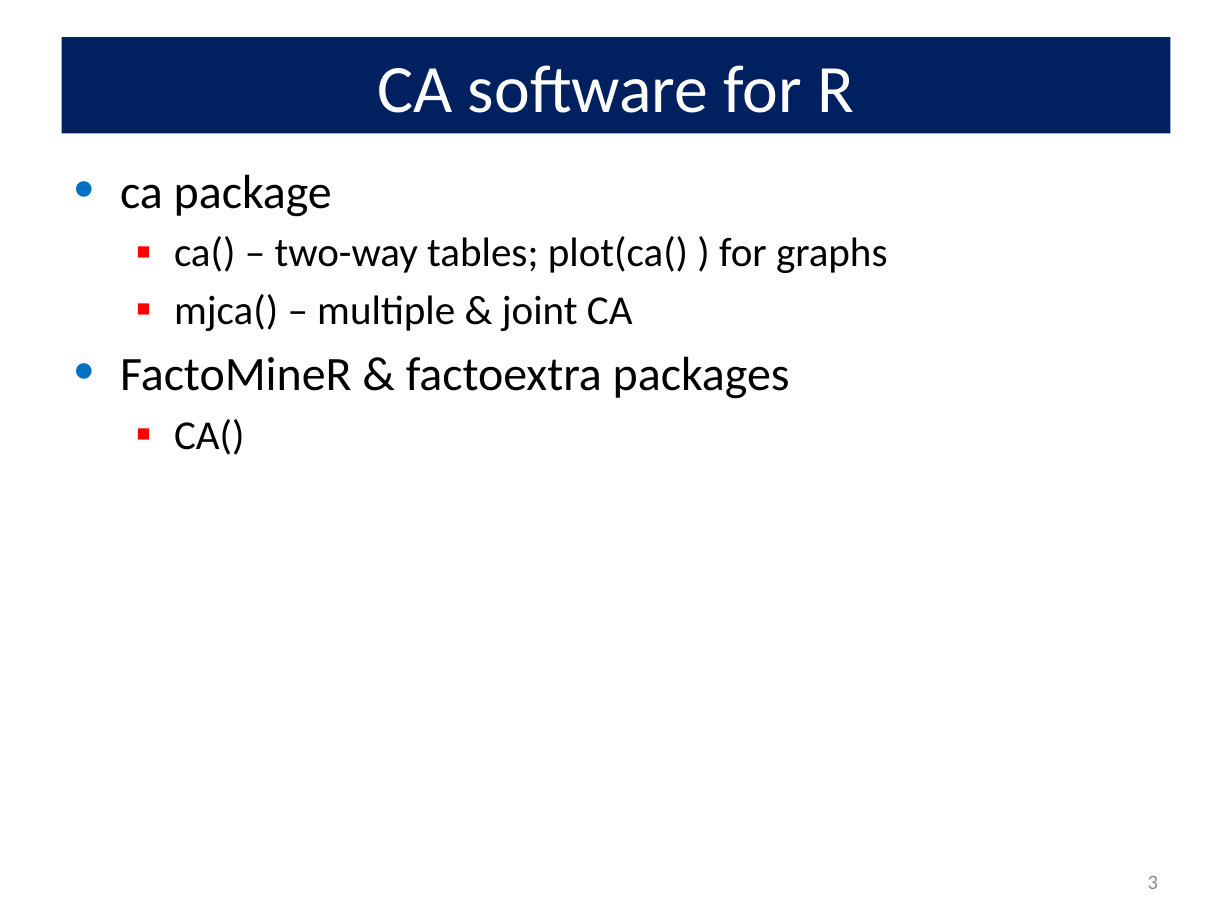
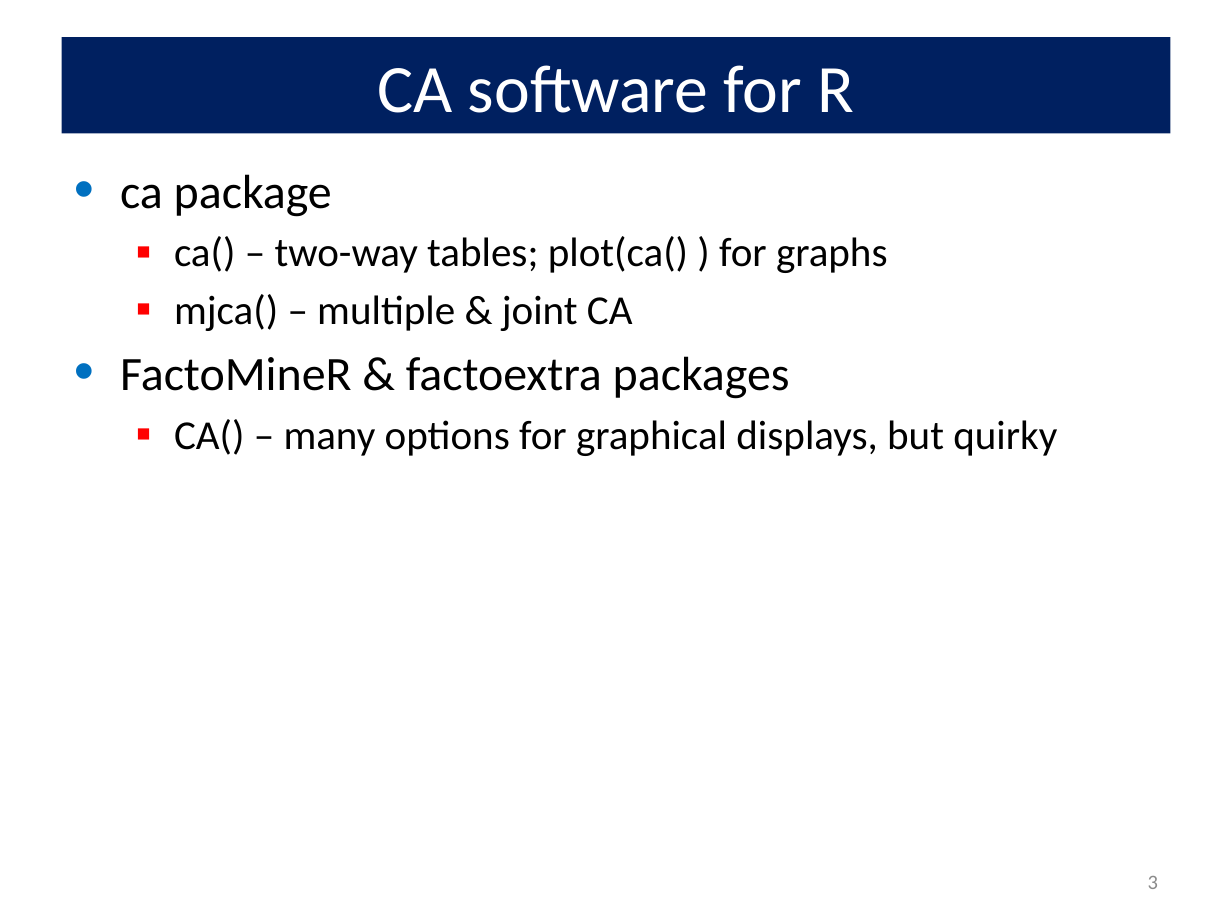
Before and after one commit to friendly/psy6136, a slide deck: slide 3 of lectures/05-Corresp.pptx. Drawn at 1232x924 pixels with LibreOffice and Linux fonts; fonts in the diff are those of the drawing. Boxes give left, top, right and bottom in pixels: in the first picture for what was removed or moved away, otherwise in the second. Text is boxed around its words. In the diff, an @@ line names an element or a change of style, - is before the commit and + after.

Commit message:
update lectures

```diff
--- a/lectures/05-Corresp.pptx
+++ b/lectures/05-Corresp.pptx
@@ text at <box>174,419,1057,456</box>: text changed @@
-  ▪ CA()
+  ▪ CA() – many options for graphical displays, but quirky
```
Also in this commit, not shown: 2 other slides changed, 18 other files.
